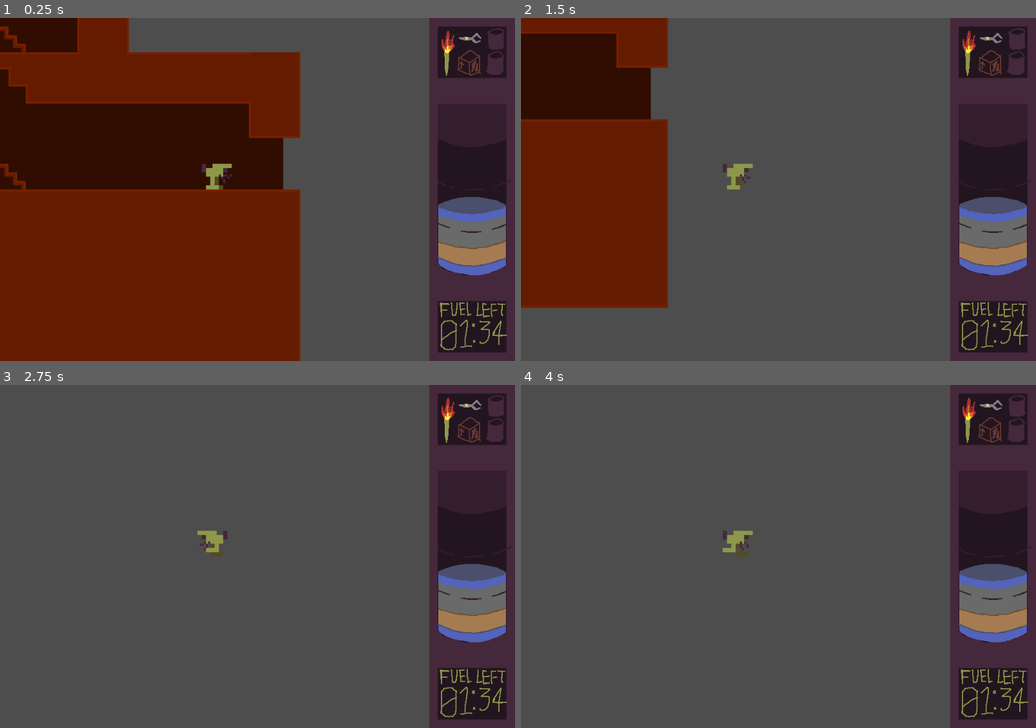
Above: before the commit, frames 1-4 (two rows, left to right).
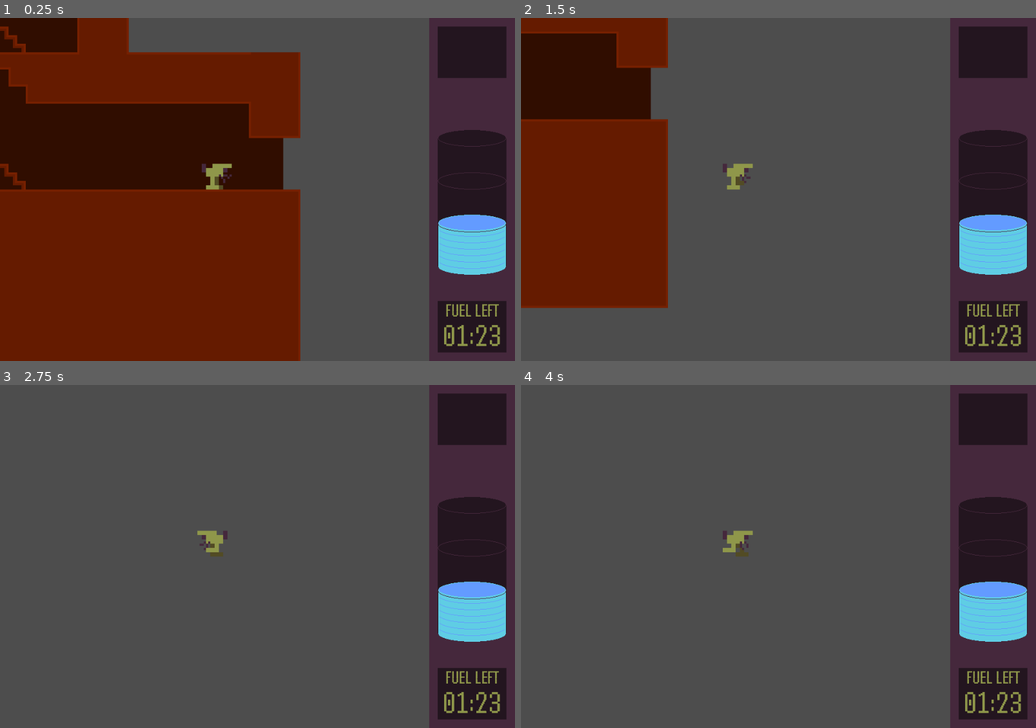
Above: after the commit, the same moments.

Repository: Svedek/GDWJ-65
Game: Godot game, scene res://Test.tscn
Same seed, same stepped clock (60 frames per second), same inputs: the game is played once before the commit and once after it. This scene is started directly instead of the project's main scene.
Inputs:
- Up to frame 1 (0.25 s): no input
- Up to frame 2 (1.5 s): tap Enter at 0.5 s; hold S (fall) 0.53-1.28 s; hold D (move_right) from 0.53 s (still down); tap W (jump) at 0.77 s; tap S (fall) at 1.35 s
- Up to frame 3 (2.75 s): tap W (jump) at 1.52 s; release D (move_right) at 2.03 s; hold A (move_left) from 2.03 s (still down); hold S (fall) from 2.03 s (still down)
- Up to frame 4 (4 s): release A (move_left) at 2.78 s; release S (fall) at 2.78 s; hold D (move_right) from 2.78 s (still down); tap S (fall) at 2.85 s; tap W (jump) at 3.02, 3.77 s; hold S (fall) from 3.53 s (still down)

The runs differ from the first frame. In frame 1, 4.1% of the frame differs, in the area x 84-99%, y 3-97%; in frame 2, 4.1%; in frame 3, 4.1%; in frame 4, 4.1%.

Commit message:
UI work

Diff:
--- a/GDWJ-65/Inventory/2dInvTest.tscn
+++ b/GDWJ-65/Inventory/2dInvTest.tscn
@@ -1,6 +1,7 @@
-[gd_scene load_steps=2 format=3 uid="uid://cwqv50obbxqi"]
+[gd_scene load_steps=3 format=3 uid="uid://cwqv50obbxqi"]
 
-[ext_resource type="Texture2D" uid="uid://5103skxgjvy2" path="res://Inventory/UI.png" id="1_v237p"]
+[ext_resource type="Texture2D" uid="uid://7yac5u743ybl" path="res://Inventory/UI_test.png" id="1_t58iw"]
+[ext_resource type="Theme" uid="uid://bup6enxea4edr" path="res://Style/Gameplay.tres" id="2_w5g1n"]
 
 [node name="Node2D" type="Node2D"]
 
@@ -10,4 +11,26 @@
 
 [node name="Sprite2D" type="Sprite2D" parent="."]
 position = Vector2(80, 320)
-texture = ExtResource("1_v237p")
+texture = ExtResource("1_t58iw")
+
+[node name="FuelLeft" type="Label" parent="Sprite2D"]
+offset_left = -64.0
+offset_top = 205.0
+offset_right = 64.0
+offset_bottom = 246.0
+theme = ExtResource("2_w5g1n")
+theme_override_colors/font_color = Color(0.560784, 0.592157, 0.290196, 1)
+theme_override_font_sizes/font_size = 36
+text = "FUEL LEFT"
+horizontal_alignment = 1
+
+[node name="FuelTime" type="Label" parent="Sprite2D"]
+offset_left = -64.0
+offset_top = 239.0
+offset_right = 64.0
+offset_bottom = 306.0
+theme = ExtResource("2_w5g1n")
+theme_override_colors/font_color = Color(0.560784, 0.592157, 0.290196, 1)
+theme_override_font_sizes/font_size = 60
+text = "01:23"
+horizontal_alignment = 1
--- /dev/null
+++ b/GDWJ-65/Style/Gameplay.tres
@@ -0,0 +1,6 @@
+[gd_resource type="Theme" load_steps=2 format=3 uid="uid://bup6enxea4edr"]
+
+[ext_resource type="FontFile" uid="uid://cden6vxcurf6t" path="res://Style/Handjet/Handjet-VariableFont_ELGR,ELSH,wght.ttf" id="1_0vjra"]
+
+[resource]
+default_font = ExtResource("1_0vjra")
Binary file added: GDWJ-65/Inventory/UI_base.png
Not shown, added: GDWJ-65/Inventory/UI_base.png.import
Binary file added: GDWJ-65/Inventory/UI_test.png
Not shown, added: GDWJ-65/Inventory/UI_test.png.import
Binary file added: GDWJ-65/Style/Handjet/Handjet-VariableFont_ELGR,ELSH,wght.ttf
Not shown, added: GDWJ-65/Style/Handjet/Handjet-VariableFont_ELGR,ELSH,wght.ttf.import
Not shown, added: GDWJ-65/Style/Handjet/OFL.txt
Not shown, added: GDWJ-65/Style/Handjet/README.txt
Binary file added: GDWJ-65/Style/Handjet/static/Handjet-Black.ttf
Not shown, added: GDWJ-65/Style/Handjet/static/Handjet-Black.ttf.import
Binary file added: GDWJ-65/Style/Handjet/static/Handjet-Bold.ttf
Not shown, added: GDWJ-65/Style/Handjet/static/Handjet-Bold.ttf.import
(and 15 more such lines)
